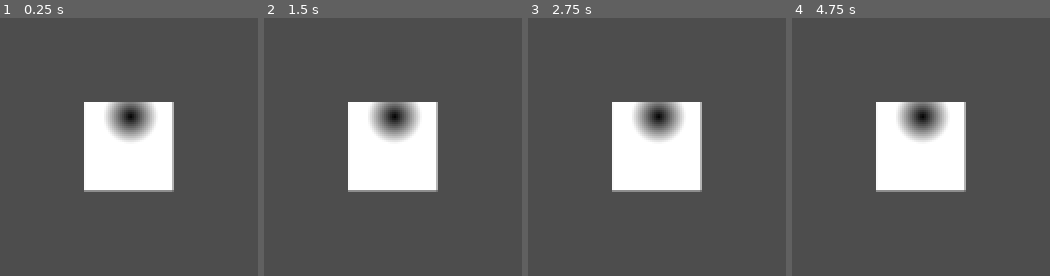
Above: before the commit, frames 1-4 (left to right).
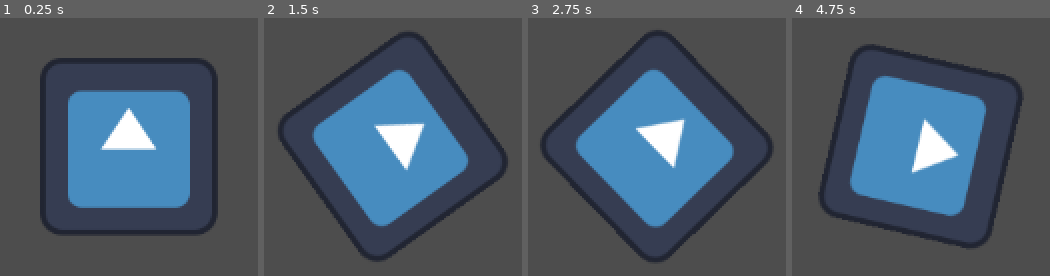
Above: after the commit, the same moments.

Repository: Dolphus2/NordicGameJam2026
Game: Godot game, scene res://scenes/game.tscn
The game is run twice, just before and just after one commit, with the same random seed, the same clock (stepped at 60 frames per second) and the same inputs. The engine's default icon, where the game draws it, is replaced by a stand-in: a white triangle on a blue panel in a dark square.
Inputs:
- Up to frame 1 (0.25 s): no input
- Up to frame 2 (1.5 s): tap Enter (ui_accept) at 0.5, 0.6, 0.77, 1.07, 1.35 s; hold E (roll_right) from 0.53 s (still down)
- Up to frame 3 (2.75 s): tap Enter (ui_accept) at 1.52, 1.82, 2.1 s; release E (roll_right) at 2.03 s; hold Q (roll_left) from 2.03 s (still down)
- Up to frame 4 (4.75 s): release Q (roll_left) at 2.78 s; hold E (roll_right) 2.78-4.28 s; tap Enter (ui_accept) at 2.85, 3.02, 3.32, 3.6, 3.77, 4.07, 4.35, 4.52 s; hold Q (roll_left) from 4.28 s (still down)

The runs differ from the first frame. In frame 1, 27% of the frame differs, in the area x 15-85%, y 15-85%; in frame 2, 27%; in frame 3, 28%, in the area x 4-96%, y 4-95%; in frame 4, 27%.

Commit message:
rotation

Diff:
--- a/scenes/player.tscn
+++ b/scenes/player.tscn
@@ -1,14 +1,7 @@
 [gd_scene format=3 uid="uid://dovur5twno2b1"]
 
 [ext_resource type="Script" uid="uid://c3wgieqcegilv" path="res://scripts/player.gd" id="1_3vyb7"]
-
-[sub_resource type="Gradient" id="Gradient_u8vuu"]
-
-[sub_resource type="GradientTexture2D" id="GradientTexture2D_3vyb7"]
-gradient = SubResource("Gradient_u8vuu")
-fill = 1
-fill_from = Vector2(0.5217391, 0.15652174)
-fill_to = Vector2(0.5304348, 0.4695652)
+[ext_resource type="Texture2D" uid="uid://cugg2d06cv3xh" path="res://icon.svg" id="2_g2els"]
 
 [sub_resource type="RectangleShape2D" id="RectangleShape2D_g2els"]
 size = Vector2(60, 60)
@@ -18,7 +11,7 @@
 
 [node name="Sprite2D" type="Sprite2D" parent="." unique_id=761015102]
 z_index = 5
-texture = SubResource("GradientTexture2D_3vyb7")
+texture = ExtResource("2_g2els")
 
 [node name="CollisionShape2D" type="CollisionShape2D" parent="." unique_id=116991104]
 shape = SubResource("RectangleShape2D_g2els")
--- a/scripts/player.gd
+++ b/scripts/player.gd
@@ -3,35 +3,18 @@
 
 const SPEED = 300.0
 const JUMP_VELOCITY = -400.0
-const TURN_SPEED = 30
-const ACCELERATION = 50
-var orientation = 0 # In radians. 0 is up
+const ROT_SPEED = 1
+const ACCELERATION = 200
 
 
 func _physics_process(delta: float) -> void:
-	# Add the gravity.
-	#if not is_on_floor():
-		#velocity += get_gravity() * delta
 
-	if Input.is_action_pressed("roll_left"):
-		orientation += delta * TURN_SPEED
-
-	if Input.is_action_pressed("roll_rigth"):
-		orientation -= delta * TURN_SPEED
+	var rotation_direction := Input.get_axis("roll_left", "roll_right")
+	rotation += rotation_direction * ROT_SPEED * delta
 
 	if Input.is_action_pressed("accel"):
-		velocity += delta * ACCELERATION * Vector2(cos(orientation), sin(orientation))
-
-	## Handle jump.
-	#if Input.is_action_just_pressed("ui_accept") and is_on_floor():
-		#velocity.y = JUMP_VELOCITY
-
-	# Get the input direction and handle the movement/deceleration.
-	# As good practice, you should replace UI actions with custom gameplay actions.
-	var direction := Input.get_axis("ui_left", "ui_right")
-	if direction:
-		velocity.x = direction * SPEED
-	else:
-		velocity.x = move_toward(velocity.x, 0, SPEED)
+		velocity += - delta * ACCELERATION * transform.y
+		# velocity.y += delta * ACCELERATION * sin(orientation)
+	print(rotation)
 
 	move_and_slide()
